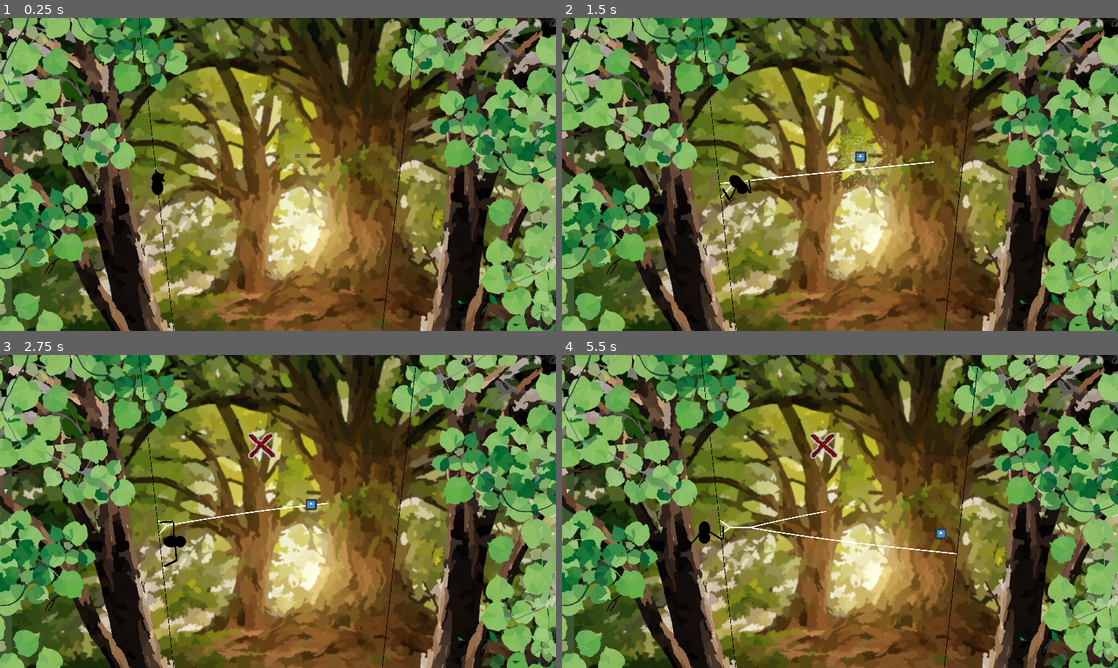
Above: before the commit, frames 1-4 (two rows, left to right).
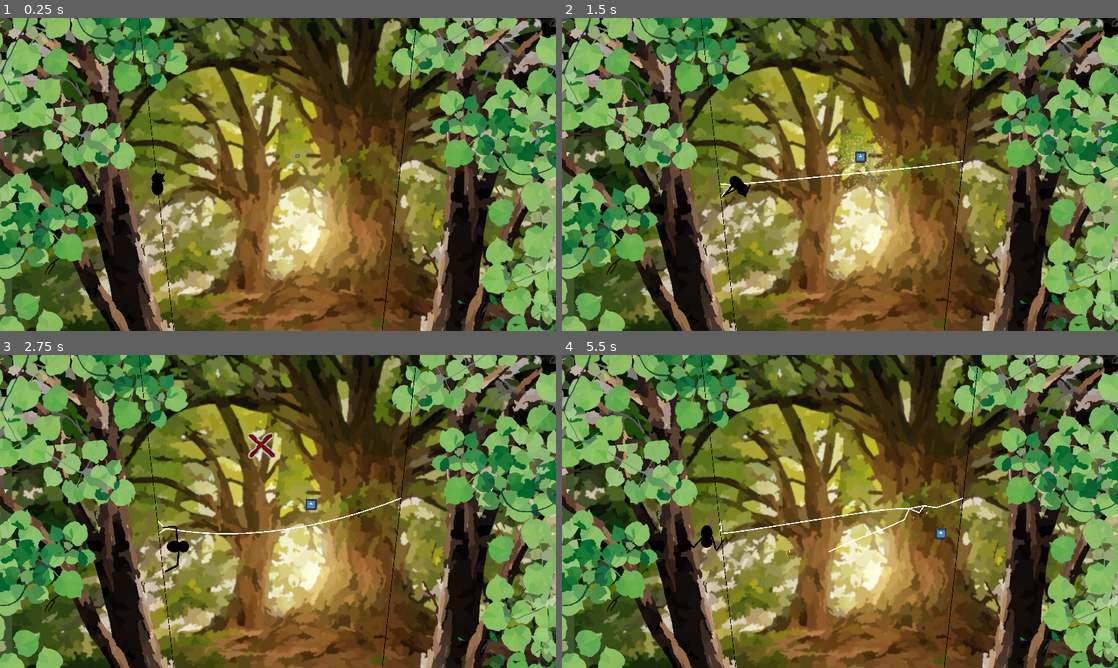
Above: after the commit, the same moments.

Repository: InRe-Dan/ld56
Game: Godot game, scene res://world/world.tscn
Same seed, same stepped clock (60 frames per second), same inputs: the game is played once before the commit and once after it. The engine's default icon, where the game draws it, is replaced by a stand-in: a white triangle on a blue panel in a dark square.
Inputs (mouse positions are in pixels of both pictures, inside the frame that each line leads up to):
- Up to frame 1 (0.25 s): no input
- Up to frame 2 (1.5 s): tap Enter at 0.5 s; move the mouse to (962, 158) at 0.52 s; hold D (move_right) 0.53-1.28 s; hold Right mouse button (destroy_web, bound only after the commi… 0.53-1.28 s; click (962, 158) at 0.8 s; move the mouse to (728, 190) at 1.27 s; hold S (move_down) from 1.28 s (still down); click (728, 190) at 1.35 s
- Up to frame 3 (2.75 s): right-click (166, 527) at 1.55 s; move the mouse to (333, 442) at 2.02 s; release S (move_down) at 2.03 s; hold D (move_right) from 2.03 s (still down); hold Right mouse button (destroy_web, bound only after the commi… from 2.03 s (still down); click (333, 442) at 2.3 s
- Up to frame 4 (5.5 s): move the mouse to (812, 574) at 2.77 s; release D (move_right) at 2.78 s; release Right mouse button (destroy_web, bound only after the commi… at 2.78 s; hold W (move_up) 2.78-3.53 s; click (812, 574) at 2.85 s; right-click (812, 574) at 3.05 s; move the mouse to (1006, 558) at 3.52 s; hold Right mouse button (destroy_web, bound only after the commi… 3.53-4.28 s; hold A (move_left) 3.53-5.03 s; click (1006, 558) at 3.8 s; move the mouse to (673, 464) at 4.27 s; click (673, 464) at 4.35 s; right-click (673, 464) at 4.55 s; move the mouse to (867, 511) at 5.02 s; hold S (move_down) from 5.03 s (still down); hold Right mouse button (destroy_web, bound only after the commi… from 5.03 s (still down); click (867, 511) at 5.3 s

The runs differ from the first frame. In frame 1, less than 0.1% of the frame differs, in the area x 27-30%, y 49-57%; in frame 2, 0.4%; in frame 3, 0.5%; in frame 4, 0.9%, in the area x 22-73%, y 24-65%.

Commit message:
Web progress

Diff:
--- a/project.godot
+++ b/project.godot
@@ -73,6 +73,16 @@
 , Object(InputEventKey,"resource_local_to_scene":false,"resource_name":"","device":-1,"window_id":0,"alt_pressed":false …(186 unchanged characters)…
 ]
 }
+destroy_web={
+"deadzone": 0.5,
+"events": [Object(InputEventMouseButton,"resource_local_to_scene":false,"resource_name":"","device":-1,"window_id":0,"alt_pressed":false,"shift_pressed":false,"ctrl_pressed":false,"meta_pressed":false,"button_mask":2,"position":Vector2(398, 23),"global_position":Vector2(414, 103),"factor":1.0,"button_index":2,"canceled":false,"pressed":true,"double_click":false,"script":null)
+]
+}
+fire_web={
+"deadzone": 0.5,
+"events": [Object(InputEventMouseButton,"resource_local_to_scene":false,"resource_name":"","device":-1,"window_id":0,"alt_pressed":false,"shift_pressed":false,"ctrl_pressed":false,"meta_pressed":false,"button_mask":1,"position":Vector2(167, 8),"global_position":Vector2(183, 88),"factor":1.0,"button_index":1,"canceled":false,"pressed":true,"double_click":false,"script":null)
+]
+}
 
 [layer_names]
 
@@ -80,12 +90,12 @@
 2d_physics/layer_2="Surface"
 2d_physics/layer_3="Joint"
 2d_physics/layer_4="Bug"
+2d_physics/layer_5="Tree"
 2d_physics/layer_9="Web (Bug avoidance)"
 
 [physics]
 
-2d/default_gravity=0.0
-2d/default_gravity_vector=Vector2(0, 0)
+2d/default_gravity=490.0
 2d/default_linear_damp=0.0
 2d/default_angular_damp=0.0
 2d/solver/default_constraint_bias=0.0
--- a/spider/spider.gd
+++ b/spider/spider.gd
@@ -1,13 +1,16 @@
 class_name Spider extends RigidBody2D
+
+const damping: float = 4.0
 
 var movement_speed: float = 512.0 # Actual velocity divides damping factor
 var rotation_speed: float = 4.0
-var sway_influece : float = 2.0 # Influence of nearby velocities
+var sway_influence : float = 1.0 # Influence of nearby velocities
 
 var cast_length: float = 64.0:
 	set(x): update_cast_length(x)
 var safety_cast_length : float = 100
 
+@onready var destruction_zone: Area2D = $DestructionZone
 @onready var up_cast: RayCast2D = $MainRays/Upcast
 @onready var down_cast: RayCast2D = $MainRays/Downcast
 @onready var left_cast: RayCast2D = $MainRays/Leftcast
@@ -21,6 +24,14 @@
 func _ready() -> void:
 	# Configure lengths of rays
 	update_cast_length(cast_length)
+	linear_damp = damping
+
+
+## Called every frame
+func _process(delta: float) -> void:
+	# Draw destruction zone
+	for web : Web in _get_destruction_overlaps():
+		web.visual.modulate = Color.ORANGE
 
 
 ## Called every physics frame
@@ -41,10 +52,23 @@
 		if safety_cast.is_colliding():
 			speed_mod = max(speed_mod, cast_length * 0.5)
 
+	if is_zero_approx(speed_mod):
+		gravity_scale = 1.0
+		linear_damp = 0.0
+	else:
+		gravity_scale = 0.0
+		linear_damp = damping
+
 	# Apply velocity
 	linear_velocity += (input_vector * movement_speed * delta * (speed_mod / cast_length) +
 		(_get_intersect_velocity(up_cast) + _get_intersect_velocity(down_cast)
-		+ _get_intersect_velocity(left_cast) + _get_intersect_velocity(right_cast)) * delta * sway_influece)
+		+ _get_intersect_velocity(left_cast) + _get_intersect_velocity(right_cast)) * delta * sway_influence)
+
+
+## Handles input events from the input stack not previously handled this frame
+func _unhandled_input(event: InputEvent) -> void:
+	if event.is_action_pressed("fire_web"): shoot_web()
+	elif event.is_action_pressed("destroy_web"): destroy_webs()
 
 
 ## Updates the cast length of the spider
@@ -53,6 +77,16 @@
 	down_cast.target_position = Vector2(0, cast_length)
 	left_cast.target_position = Vector2(-cast_length, 0)
 	right_cast.target_position = Vector2(cast_length, 0)
+
+
+## Returns a list of bodies within the destruction area
+func _get_destruction_overlaps() -> Array[Web]:
+	var webs : Array[Web]
+	var bodies: Array[Node2D] = destruction_zone.get_overlapping_bodies()
+	for body : Node2D in bodies:
+		if body is Web: webs.append(body as Web)
+
+	return webs
 
 
 ## Returns the intersection strength of the passed ray
@@ -87,12 +121,10 @@
 		factory.create_web(global_position, web_cast.get_collision_point())
 
 
-## Handles input events from the input stack not previously handled this frame
-func _unhandled_input(event: InputEvent) -> void:
-	if event is InputEventMouseButton:
-		# Left mouse pressed
-		if event.button_index == 1 and event.pressed:
-			shoot_web()
+## Destroys the web in front of you
+func destroy_webs() -> void:
+	for web : Web in _get_destruction_overlaps():
+		web.destroy()
 
 
 func _on_mouth_area_entered(area: Area2D) -> void:
--- a/spider/spider.tscn
+++ b/spider/spider.tscn
@@ -1,7 +1,10 @@
-[gd_scene load_steps=14 format=3 uid="uid://d3ud2rqlsvy6p"]
+[gd_scene load_steps=15 format=3 uid="uid://d3ud2rqlsvy6p"]
 
 [ext_resource type="Script" path="res://spider/spider.gd" id="1_gma0t"]
 [ext_resource type="Script" path="res://spider/legs.gd" id="3_yp1od"]
+
+[sub_resource type="CircleShape2D" id="CircleShape2D_1mhc7"]
+radius = 16.0
 
 [sub_resource type="CircleShape2D" id="CircleShape2D_ra4ms"]
 radius = 20.0
@@ -62,6 +65,14 @@
 angular_damp = 1.0
 script = ExtResource("1_gma0t")
 
+[node name="DestructionZone" type="Area2D" parent="."]
+position = Vector2(0, -48)
+collision_layer = 0
+collision_mask = 2
+
+[node name="CollisionShape2D" type="CollisionShape2D" parent="DestructionZone"]
+shape = SubResource("CircleShape2D_1mhc7")
+
 [node name="Mouth" type="Area2D" parent="."]
 position = Vector2(1, -24)
 collision_layer = 0
@@ -71,11 +82,11 @@
 position = Vector2(-1, 5)
 shape = SubResource("CircleShape2D_ra4ms")
 
-[node name="Sprite2D2" type="Sprite2D" parent="."]
+[node name="Head" type="Sprite2D" parent="."]
 position = Vector2(0, -16)
 texture = SubResource("GradientTexture2D_jljql")
 
-[node name="Sprite2D" type="Sprite2D" parent="."]
+[node name="Body" type="Sprite2D" parent="."]
 position = Vector2(0, 15)
 texture = SubResource("GradientTexture2D_twskm")
 
--- a/web/rigid_joint.tscn
+++ b/web/rigid_joint.tscn
@@ -7,8 +7,9 @@
 
 [node name="RigidJoint" type="RigidBody2D" node_paths=PackedStringArray("body")]
 collision_layer = 4
-collision_mask = 0
-linear_damp = 1.0
+collision_mask = 16
+gravity_scale = 0.1
+continuous_cd = 1
 script = ExtResource("1_0gjbj")
 body = NodePath(".")
 
--- a/web/web.gd
+++ b/web/web.gd
@@ -6,12 +6,14 @@
 
 var point_a : WebJoint:
 	set(x):
-		x.add_web(self)
+		if x is WebJoint:
+			x.add_web(self)
 		point_a = x
 
 var point_b : WebJoint:
 	set(x):
-		x.add_web(self)
+		if x is WebJoint:
+			x.add_web(self)
 		point_b = x
 
 var velocity : Vector2:
@@ -23,12 +25,14 @@
 		return vel_a + vel_b
 
 # Spring parameters
-var stiffness: float = 2048.0
+var stiffness: float = 4096.0
 var damping: float = 1024.0
 
 @onready var visual: Line2D = $VisualMask
 @onready var collision: CollisionPolygon2D = $CollisionMask
 @onready var web_factory : WebFactory = get_tree().get_first_node_in_group("web_factory")
+@onready var death_particles : CPUParticles2D = $DeathParticles
+@onready var free_timer : Timer = $FreeTimer
 
 
 ## Called when this node enters the scene tree for the first time
@@ -40,7 +44,17 @@
 
 ## Called every physics frame
 func _physics_process(delta: float) -> void:
-	if not (is_instance_valid(point_a) and is_instance_valid(point_b)): return
+	if not (is_instance_valid(point_a) and is_instance_valid(point_b)):
+		destroy()
+		return
+
+	## Destroy if no neighbors
+	if (point_a.webs.size() == 1 and point_a.body is RigidBody2D) or (point_b.webs.size() == 1 and point_b.body is RigidBody2D):
+		if randf() < delta:
+			destroy()
+			return
+
+	visual.modulate = Color.WHITE
 
 	# Apply spring physics
 	var direction: Vector2 = point_a.global_position.direction_to(point_b.global_position)
@@ -48,8 +62,9 @@
 	var magnitude: float = distance * stiffness
 
 	# Destroy web if overstretched
-	if distance > Global.web_length * 3:
+	if distance > Global.web_length * 4:
 		destroy()
+		return
 
 	var spring_force: Vector2 = (direction * magnitude - damping * (point_a.velocity - point_b.velocity)) * delta
 	if point_a.body is RigidBody2D:
@@ -68,6 +83,17 @@
 
 ## Queues for deletion and removes itself from weblists
 func destroy() -> void:
-	point_a.update_web_list.call_deferred()
-	point_b.update_web_list.call_deferred()
+	if not free_timer.is_stopped(): return
+	if is_instance_valid(point_a): point_a.remove_web(self)
+	if is_instance_valid(point_b): point_b.remove_web(self)
+	death_particles.position = (point_a.position + point_b.position) / 2.0
+	point_a = null
+	point_b = null
+	visual.visible = false
+	death_particles.emitting = true
+	free_timer.start()
+
+
+## Frees the web
+func _on_free_timer_timeout() -> void:
 	queue_free()
--- a/web/web.tscn
+++ b/web/web.tscn
@@ -1,6 +1,10 @@
-[gd_scene load_steps=2 format=3 uid="uid://w40vath24c7j"]
+[gd_scene load_steps=3 format=3 uid="uid://w40vath24c7j"]
 
 [ext_resource type="Script" path="res://web/web.gd" id="1_7k0vh"]
+
+[sub_resource type="Gradient" id="Gradient_d6hpa"]
+offsets = PackedFloat32Array(0, 0.782443, 1)
+colors = PackedColorArray(1, 1, 1, 1, 1, 1, 1, 1, 1, 1, 1, 0)
 
 [node name="Web" type="StaticBody2D"]
 collision_layer = 2
@@ -12,6 +16,22 @@
 joint_mode = 2
 
 [node name="CollisionMask" type="CollisionPolygon2D" parent="."]
-position = Vector2(0, -1)
 build_mode = 1
-polygon = PackedVector2Array(-32, -75, 137, -3, 10, 82, -126, 47, -126, 47, -125, 14)
+
+[node name="DeathParticles" type="CPUParticles2D" parent="."]
+emitting = false
+one_shot = true
+explosiveness = 1.0
+direction = Vector2(0, -1)
+spread = 180.0
+gravity = Vector2(0, 40)
+initial_velocity_min = 10.0
+initial_velocity_max = 20.0
+scale_amount_min = 2.0
+scale_amount_max = 2.0
+color_ramp = SubResource("Gradient_d6hpa")
+
+[node name="FreeTimer" type="Timer" parent="."]
+one_shot = true
+
+[connection signal="timeout" from="FreeTimer" to="." method="_on_free_timer_timeout"]
--- a/web/web_factory.gd
+++ b/web/web_factory.gd
@@ -33,10 +33,10 @@
 
 ## Splits a web into two, destroying the original. Returns the two segments' connecting joint.
 func split(web : Web, pos : Vector2) -> WebJoint:
-	print("split")
 	var new_joint : WebJoint = rigid_joint_scene.instantiate()
 	new_joint.global_position = pos
 	add_child(new_joint)
+	if not (is_instance_valid(web.point_a) and is_instance_valid(web.point_b)): return new_joint
 	_create_web_segment(web.point_a.global_position.distance_to(new_joint.global_position), web.point_a, new_joint)
 	_create_web_segment(web.point_b.global_position.distance_to(new_joint.global_position), new_joint, web.point_b)
 	web.destroy()
@@ -79,6 +79,7 @@
 			add_child(joint)
 
 	if not joint:
+		# Create arbitrary joint
 		joint = rigid_joint_scene.instantiate()
 		joint.global_position = pos
 		add_child(joint)
--- a/web/web_factory.tscn
+++ b/web/web_factory.tscn
@@ -1,9 +1,12 @@
-[gd_scene load_steps=3 format=3 uid="uid://dqyqlpicgb0dq"]
+[gd_scene load_steps=4 format=3 uid="uid://dqyqlpicgb0dq"]
 
 [ext_resource type="Script" path="res://web/web_factory.gd" id="1_rhbia"]
 
 [sub_resource type="CircleShape2D" id="CircleShape2D_e8hd3"]
 radius = 32.0
+
+[sub_resource type="CircleShape2D" id="CircleShape2D_jekrv"]
+radius = 48.0
 
 [node name="WebFactory" type="Node2D" groups=["web_factory"]]
 script = ExtResource("1_rhbia")
@@ -15,7 +18,7 @@
 collision_mask = 4
 
 [node name="WebScout" type="ShapeCast2D" parent="."]
-shape = SubResource("CircleShape2D_e8hd3")
+shape = SubResource("CircleShape2D_jekrv")
 target_position = Vector2(0, 0)
 max_results = 1
-collision_mask = 2
+collision_mask = 18
--- a/web/web_joint.gd
+++ b/web/web_joint.gd
@@ -1,5 +1,7 @@
 ## Web segment connection point
 class_name WebJoint extends PhysicsBody2D
+
+const default_mass : float = 1.0
 
 @export var body : PhysicsBody2D
 var webs : Array[Web]
@@ -16,20 +18,26 @@
 	assert(body)
 	body.top_level = true
 	body.global_position = global_position
-	if body is StaticBody2D: print("static")
+	if body is RigidBody2D:
+		(body as RigidBody2D).mass = default_mass
 
 
 ## Called every physics frame
 func _physics_process(_delta: float) -> void:
 	global_position = body.global_position
-
-## Forces reference count update- frees if empty
-func update_web_list() -> void:
-	webs.filter(func (x): is_instance_valid(x))
-	if not webs:
-		queue_free()
+	if body is RigidBody2D:
+		if webs.size() == 1:
+			(body as RigidBody2D).mass = 10 * default_mass
+		else:
+			(body as RigidBody2D).mass = default_mass
 
 
 ## Adds a new web to this joint
 func add_web(web : Web) -> void:
 	webs.append(web)
+
+
+## Removes the passed web from this joint
+func remove_web(web : Web) -> void:
+	var index : int = webs.find(web)
+	if index >= 0: webs.remove_at(index)
--- a/world/world.tscn
+++ b/world/world.tscn
@@ -20,8 +20,8 @@
 position = Vector2(544, 569)
 
 [node name="LeftTree" type="StaticBody2D" parent="."]
-collision_layer = 2
-collision_mask = 0
+collision_layer = 18
+collision_mask = 14
 
 [node name="VisualMask" type="Line2D" parent="LeftTree"]
 points = PackedVector2Array(480, 0, 600, 1080)
@@ -33,8 +33,8 @@
 polygon = PackedVector2Array(480, 0, 600, 1080)
 
 [node name="RightTree" type="StaticBody2D" parent="."]
-collision_layer = 2
-collision_mask = 0
+collision_layer = 18
+collision_mask = 14
 
 [node name="VisualMask" type="Line2D" parent="RightTree"]
 position = Vector2(0, -1)
